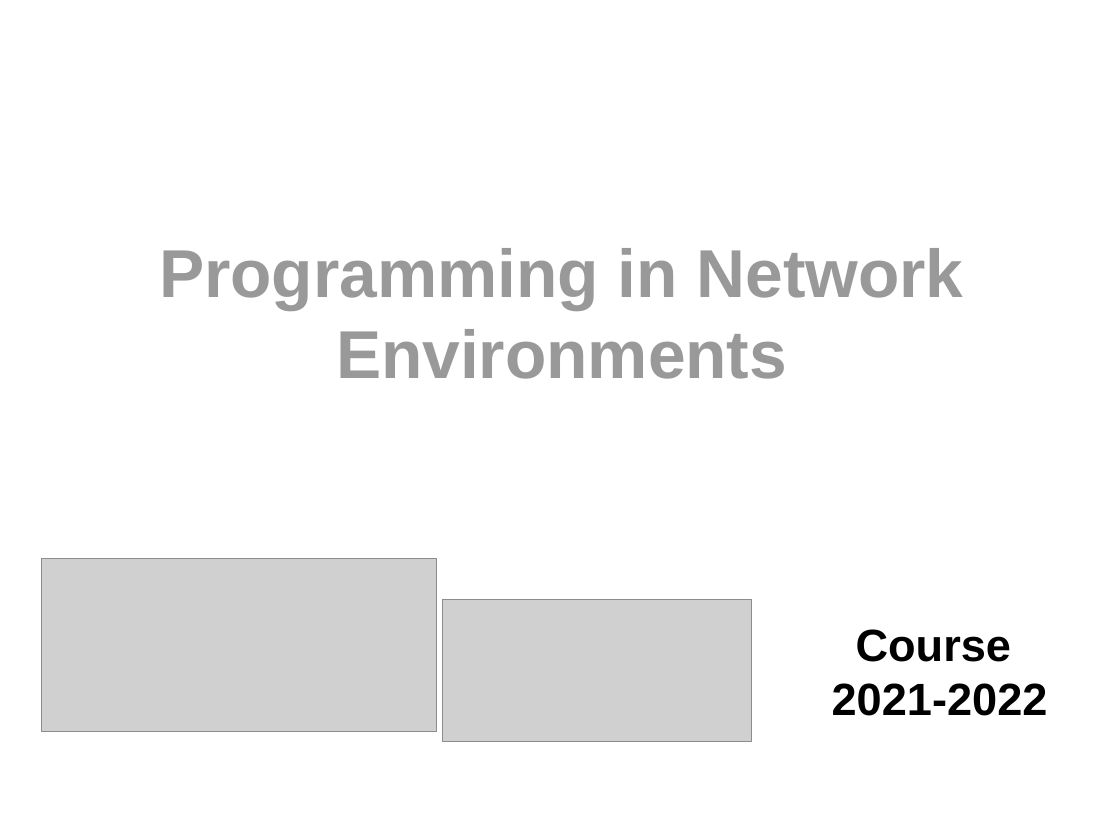
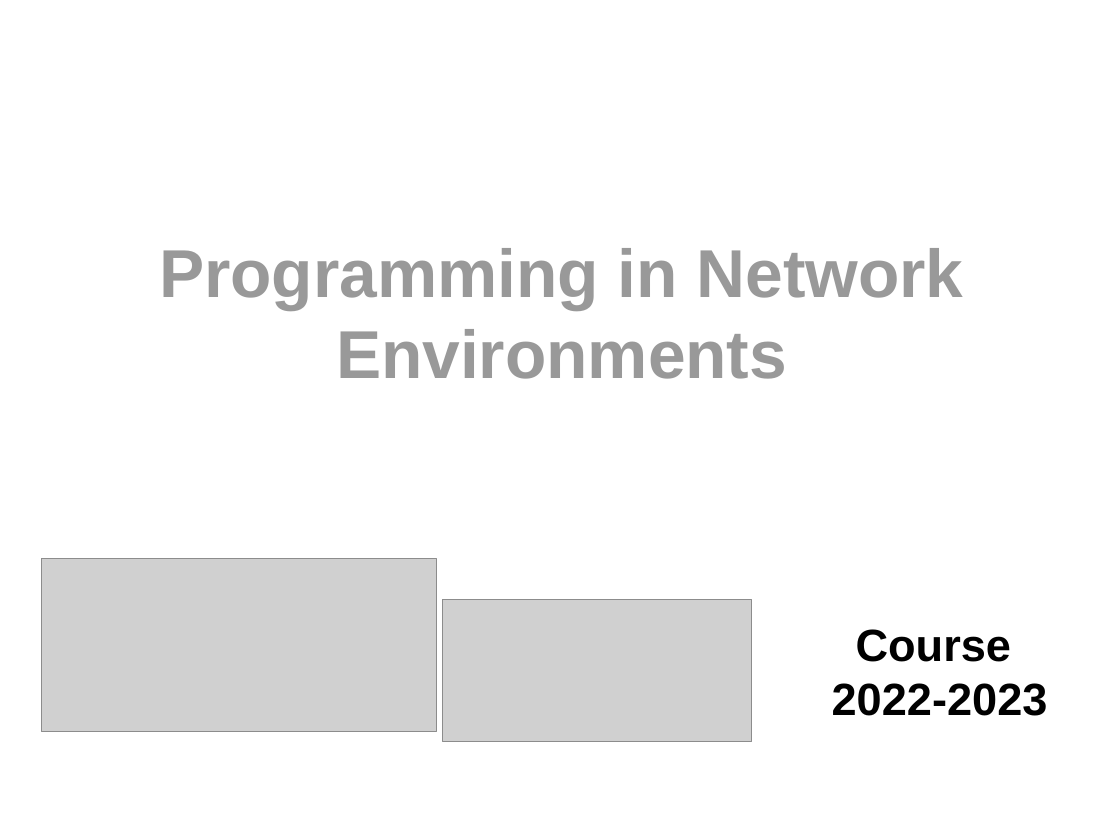
Before and after one commit to rodperex/PNE, a slide deck: slide 1 of Cover/Cover.odp. Drawn at 1120x840 pixels with LibreOffice and Linux fonts; fonts in the diff are those of the drawing; grey boxes stand for pictures. Boxes give left, top, right and bottom in pixels: in the first picture for what was removed or moved away, otherwise in the second. Text is boxed around its words. In the diff, an @@ line names an element or a change of style, - is before the commit and + after.

```diff
--- a/Cover/Cover.odp
+++ b/Cover/Cover.odp
@@ title at bbox=[832, 629, 1048, 716]: text changed @@
-Course
-2021-2022
+Course
+2022-2023
```
Also in this commit, not shown: 2 other files.
